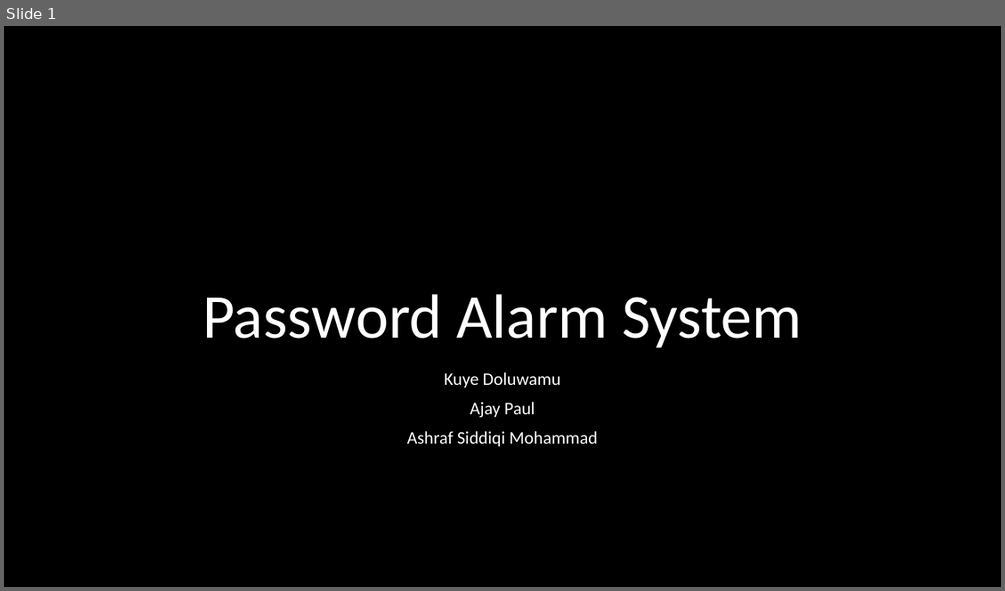
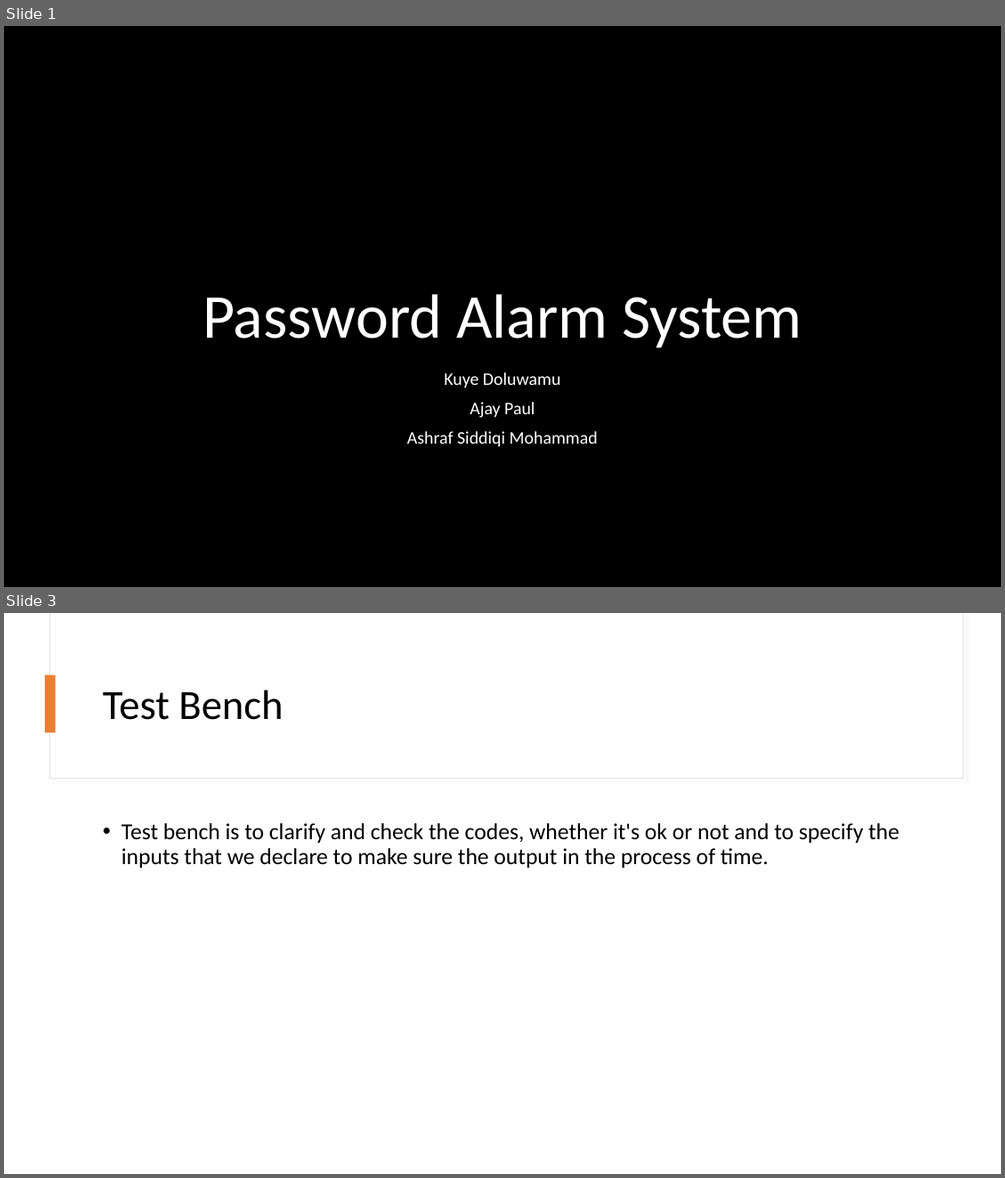
Before and after one commit to DOLUWAMU-TAIWO/TD, a slide deck: HARDWARE_Engineering/slide/Password Alarm System.pptx. Shown one above the other, each under a label of ours: slide 1 before the commit, slides 1 and 3 after it; the slides between them are not shown. The pictures are 1005x591 and 1005x1178 pixels, drawn with LibreOffice and Linux fonts; fonts in the diff are those of the drawing; background and template pictures are left out. Boxes give left, top, right and bottom in pixels: in the first picture for what was removed or moved away, otherwise in the second. Text is boxed around its words. In the diff, an @@ line names an element or a change of style, - is before the commit and + after.

```diff
--- a/HARDWARE_Engineering/slide/Password Alarm System.pptx
+++ b/HARDWARE_Engineering/slide/Password Alarm System.pptx
@@ slide 3 added at [4,613,1001,1174], background #FFFFFF @@
@@ rectangle added at [49,613,963,779], fill #FFFFFF, outline #E1E1E1 0.75 pt @@
@@ rectangle added at [50,613,963,778], fill #FFFFFF @@
@@ rectangle added at [45,675,56,732], fill #ED7D31 @@
@@ title added at [103,690,283,720], 40 pt, text #000000 @@
+Test Bench
@@ text added at [121,823,899,868], 22 pt, text #000000 @@
+• Test bench is to clarify and check the codes, whether it's ok or not and to specify the inputs that we declare to make sure the output in the process of time.
```
Also in this commit, not shown: 2 slides changed, 6 other slides added.
